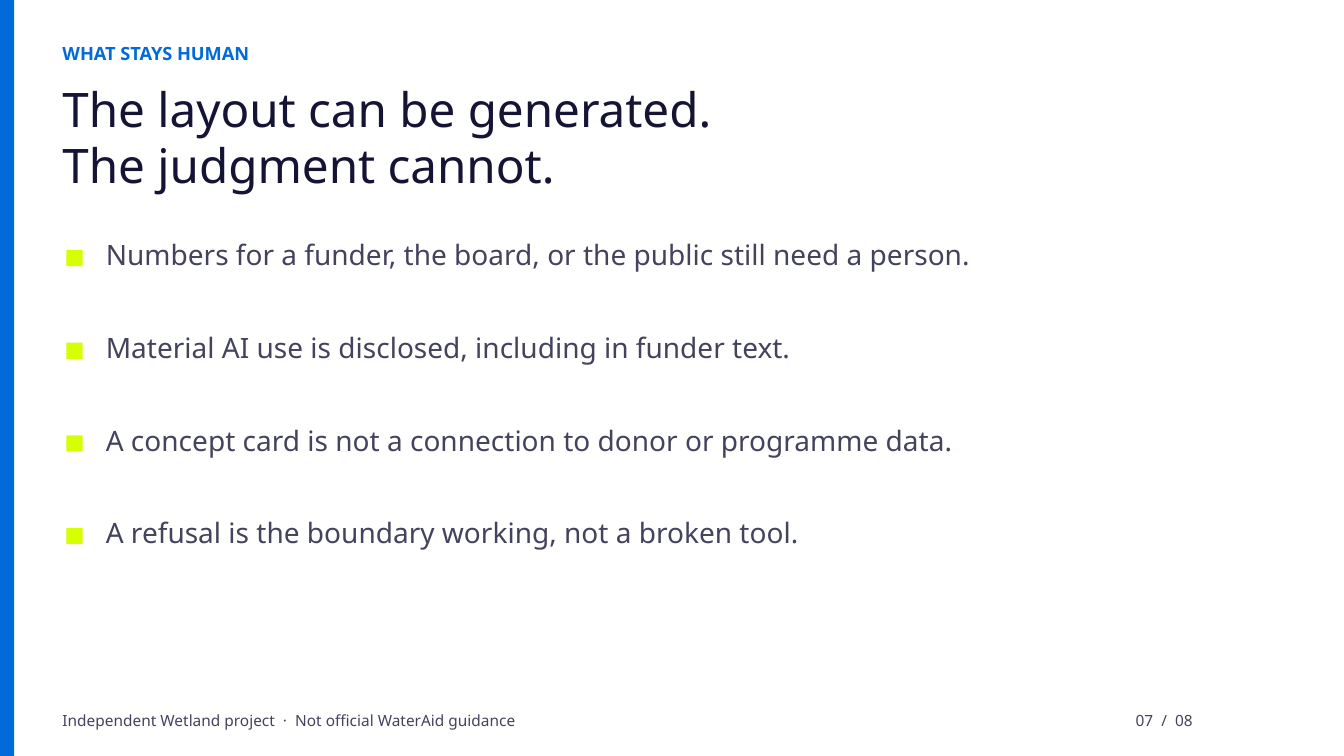
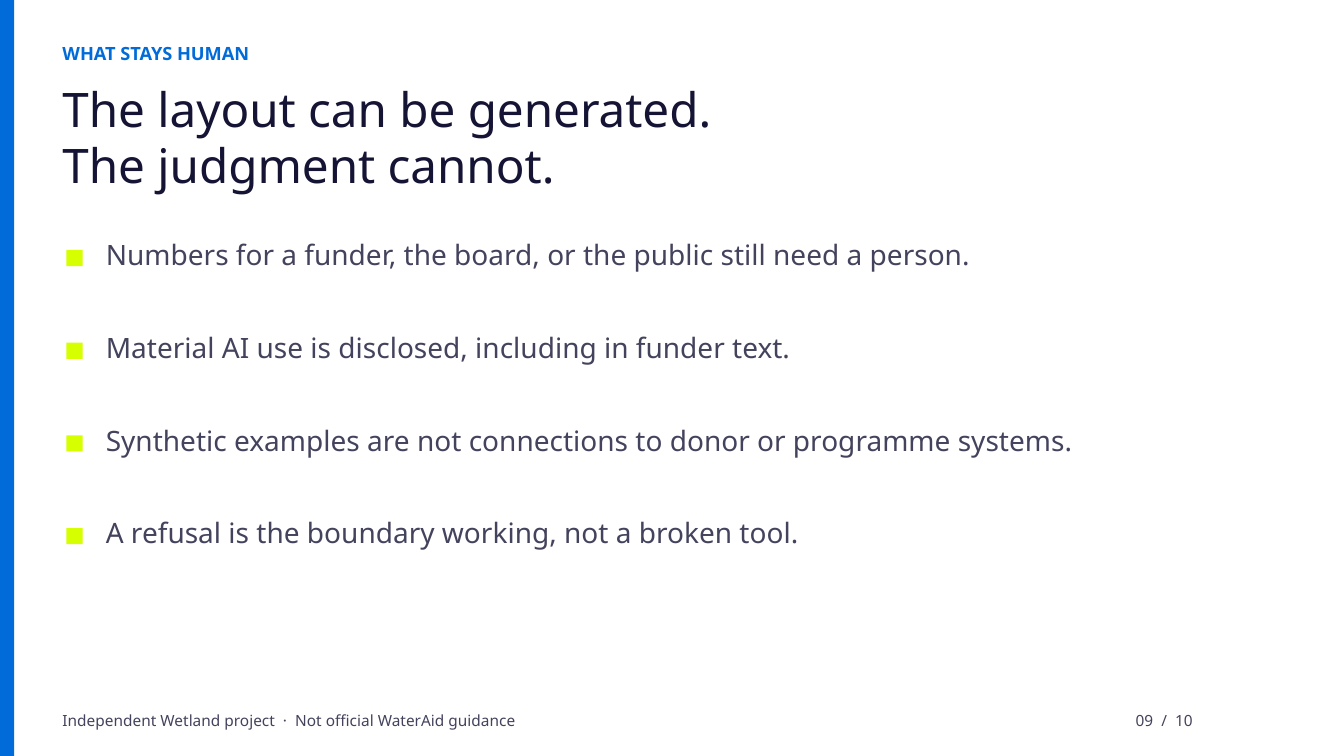
Before and after one commit to mohammedahmxd/Wetland, a slide deck: slide 9 of decks/wetland-mcp-marketplace.pptx (slide 7 before the commit). Drawn at 1344x756 pixels with LibreOffice and Linux fonts; fonts in the diff are those of the drawing. Boxes give left, top, right and bottom in pixels: in the first picture for what was removed or moved away, otherwise in the second. Text is boxed around its words. In the diff, an @@ line names an element or a change of style, - is before the commit and + after.

Commit message:
Refresh marketplace deck with eight live synthetic examples

```diff
--- a/decks/wetland-mcp-marketplace.pptx
+++ b/decks/wetland-mcp-marketplace.pptx
@@ text at bbox=[106, 429, 1072, 458]: text changed @@
-A concept card is not a connection to donor or programme data.
+Synthetic examples are not connections to donor or programme systems.
@@ text at bbox=[1136, 715, 1193, 726]: text changed @@
-07 / 08
+09 / 10
```
Also in this commit, not shown: 6 other slides changed, 3 slides added, 1 slide removed, 3 other files.
